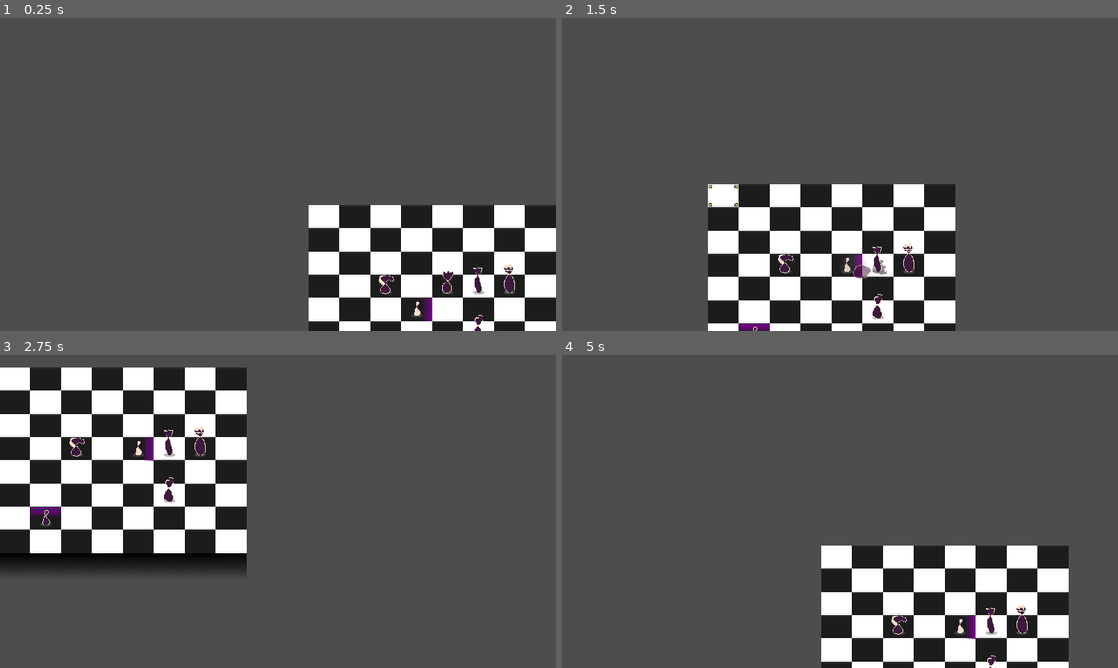
Above: before the commit, frames 1-4 (two rows, left to right).
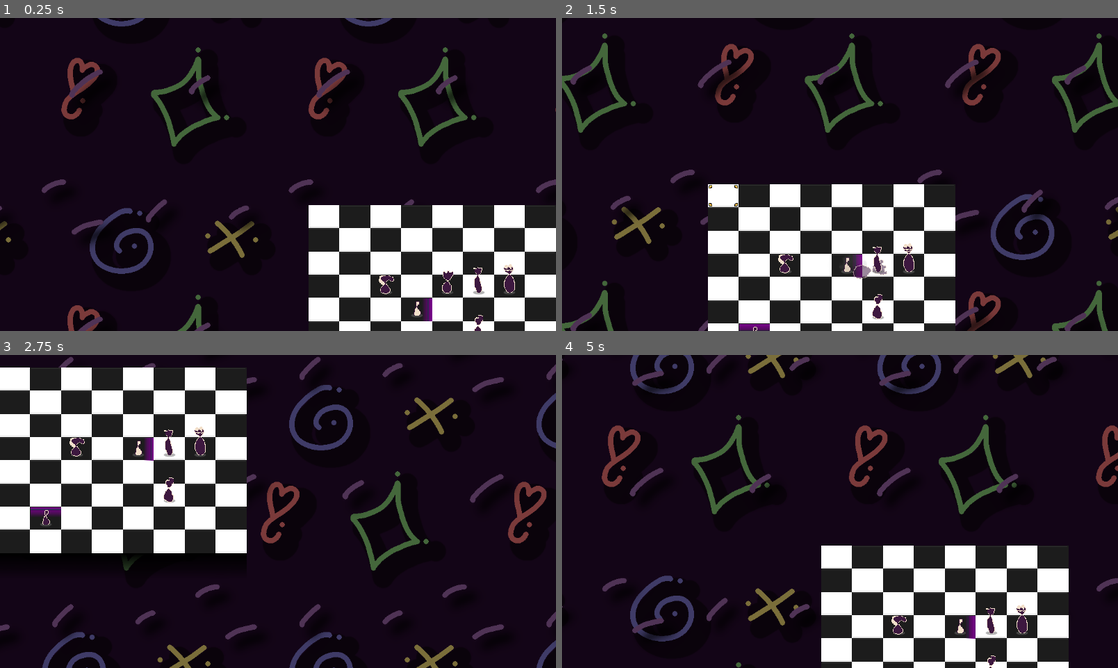
Above: after the commit, the same moments.

Repository: IAmNotIsaac/gwj-73
Game: Godot game, scene res://scenes/world.tscn
Two runs of this game, one before a commit and one after it. Both use one fixed random seed, a clock stepped at 60 frames per second and the inputs below.
Inputs (mouse positions are in pixels of both pictures, inside the frame that each line leads up to):
- Up to frame 1 (0.25 s): no input
- Up to frame 2 (1.5 s): tap Enter (ui_accept) at 0.5, 0.77 s; move the mouse to (873, 205) at 0.52 s; hold D (move_right) 0.53-1.28 s; click (873, 205) at 0.67 s; move the mouse to (728, 190) at 1.27 s; hold S (move_down) from 1.28 s (still down)
- Up to frame 3 (2.75 s): tap Enter (ui_accept) at 1.52 s; move the mouse to (333, 442) at 2.02 s; release S (move_down) at 2.03 s; hold D (move_right) from 2.03 s (still down)
- Up to frame 4 (5 s): move the mouse to (812, 574) at 2.77 s; release D (move_right) at 2.78 s; hold W (move_up) 2.78-3.53 s; click (812, 574) at 2.92 s; tap Enter (ui_accept) at 3.02, 3.77, 4.52 s; move the mouse to (1006, 558) at 3.52 s; hold A (move_left) from 3.53 s (still down); move the mouse to (673, 464) at 4.27 s

The runs differ from the first frame. In frame 1, 82% of the frame differs, in the area x 0-100%, y 0-100%; in frame 2, 79%; in frame 3, 72%; in frame 4, 82%.

Commit message:
add parallax background

Diff:
--- a/project.godot
+++ b/project.godot
@@ -13,6 +13,10 @@
 config/name="gwj-tower"
 run/main_scene="res://scenes/world.tscn"
 config/features=PackedStringArray("4.3", "GL Compatibility")
+
+[autoload]
+
+Background="*res://singletons/background.tscn"
 
 [display]
 
--- /dev/null
+++ b/singletons/background.gd
@@ -0,0 +1 @@
+extends Node2D
--- /dev/null
+++ b/singletons/background.tscn
@@ -0,0 +1,39 @@
+[gd_scene load_steps=5 format=3 uid="uid://cgut83635k6rj"]
+
+[ext_resource type="Script" path="res://singletons/background.gd" id="1_3chxd"]
+[ext_resource type="Texture2D" uid="uid://dt51bfep5unc6" path="res://assets/textures/backgrounds/background_shapes_0.png" id="1_i6wgu"]
+[ext_resource type="Texture2D" uid="uid://bpnf58sr04402" path="res://assets/textures/backgrounds/background_shapes_1.png" id="2_elsta"]
+[ext_resource type="Texture2D" uid="uid://6ptf0vn7cr0q" path="res://assets/textures/backgrounds/background_shapes_2.png" id="3_pbrwm"]
+
+[node name="Background" type="Node2D"]
+script = ExtResource("1_3chxd")
+
+[node name="Shapes" type="Node2D" parent="."]
+modulate = Color(0.577008, 0.577008, 0.577008, 1)
+
+[node name="2" type="Parallax2D" parent="Shapes"]
+repeat_size = Vector2(512, 512)
+repeat_times = 5
+
+[node name="Sprite2D" type="Sprite2D" parent="Shapes/2"]
+texture = ExtResource("3_pbrwm")
+centered = false
+
+[node name="1" type="Parallax2D" parent="Shapes"]
+repeat_size = Vector2(512, 512)
+autoscroll = Vector2(12, 12)
+repeat_times = 5
+
+[node name="Sprite2D" type="Sprite2D" parent="Shapes/1"]
+texture = ExtResource("2_elsta")
+centered = false
+
+[node name="0" type="Parallax2D" parent="Shapes"]
+scroll_scale = Vector2(1.2, 1.2)
+repeat_size = Vector2(512, 512)
+autoscroll = Vector2(25, 25)
+repeat_times = 5
+
+[node name="Sprite2D" type="Sprite2D" parent="Shapes/0"]
+texture = ExtResource("1_i6wgu")
+centered = false
Binary file added: assets/textures/backgrounds/background_shapes_0.png
Not shown, added: assets/textures/backgrounds/background_shapes_0.png.import
Binary file added: assets/textures/backgrounds/background_shapes_1.png
Not shown, added: assets/textures/backgrounds/background_shapes_1.png.import
Binary file added: assets/textures/backgrounds/background_shapes_2.png
Not shown, added: assets/textures/backgrounds/background_shapes_2.png.import
